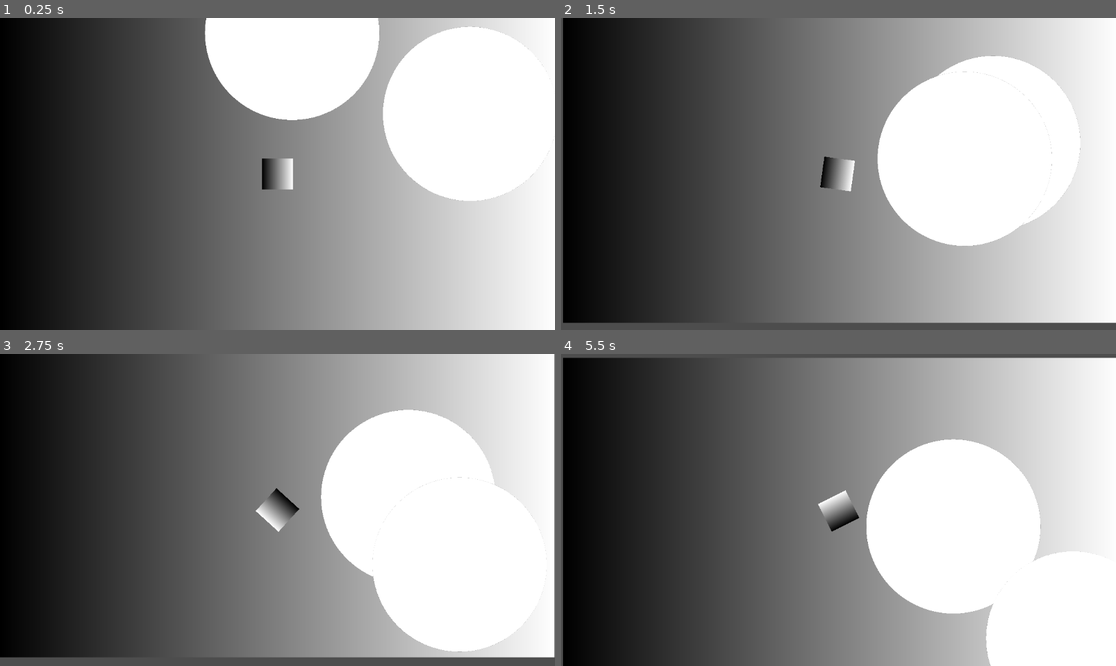
Above: before the commit, frames 1-4 (two rows, left to right).
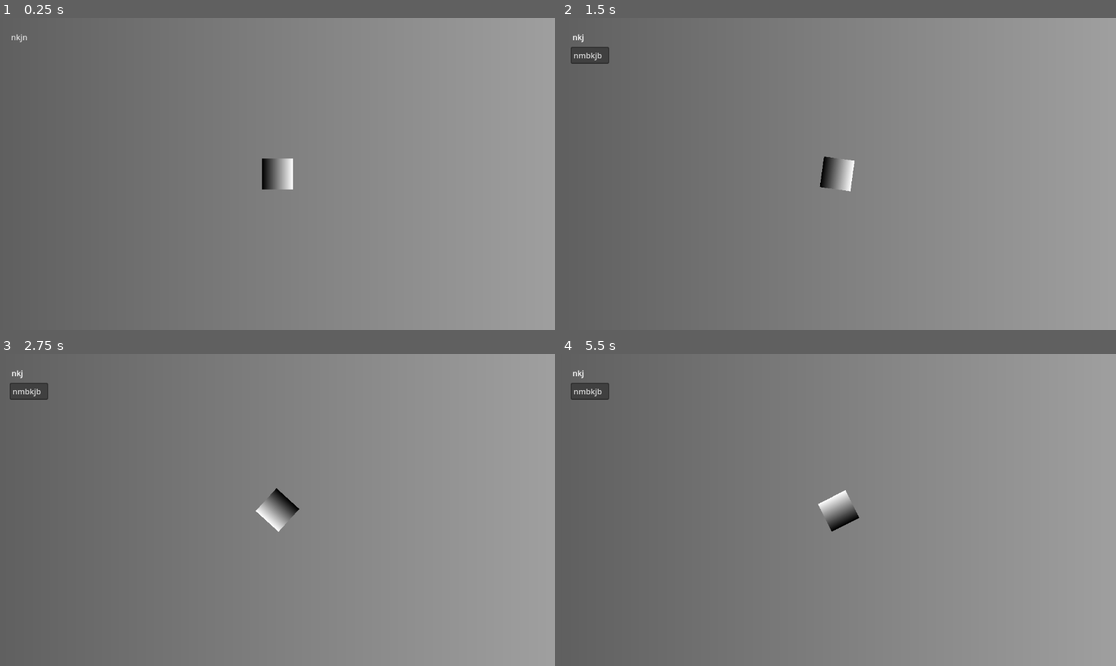
Above: after the commit, the same moments.

Repository: appellatebaton0/siege-7
Game: Godot game, scene res://scenes/main.tscn
Same seed, same stepped clock (60 frames per second), same inputs: the game is played once before the commit and once after it. Before the commit the project has no main scene; this scene is started directly in both runs.
Inputs (mouse positions are in pixels of both pictures, inside the frame that each line leads up to):
- Up to frame 1 (0.25 s): no input
- Up to frame 2 (1.5 s): click (577, 36) at 0.5 s, where only the run after the commit has a clickable "nkjn"; tap Enter at 1.25 s; hold Right (Right) from 1.28 s (still down); tap Space (Boost) at 1.35 s
- Up to frame 3 (2.75 s): release Right (Right) at 2.03 s; hold Shift (Brake) from 2.03 s (still down); tap Space (Boost) at 2.1 s
- Up to frame 4 (5.5 s): release Shift (Brake) at 2.78 s; hold Right (Right) 2.78-4.28 s; tap Space (Boost) every 0.75 s from 2.85 to 5.1 s; hold Left (Left) from 4.28 s (still down)

The runs differ from the first frame. In frame 1, 82% of the frame differs, in the area x 0-100%, y 0-100%; in frame 2, 77%; in frame 3, 76%; in frame 4, 77%.

Commit message:
v0.3 - Resolution Tweak
Made the game resolution 1/4th of what it was, to match the UI.

Diff:
--- a/project.godot
+++ b/project.godot
@@ -11,6 +11,7 @@
 [application]
 
 config/name="siege-7"
+run/main_scene="uid://cxeqhh6h3y3x4"
 config/features=PackedStringArray("4.5", "Forward Plus")
 config/icon="res://icon.svg"
 
--- a/scenes/main.tscn
+++ b/scenes/main.tscn
@@ -12,14 +12,12 @@
 height = 2592
 
 [sub_resource type="RectangleShape2D" id="RectangleShape2D_sugp2"]
-size = Vector2(256, 256)
+size = Vector2(64, 64)
 
 [sub_resource type="Gradient" id="Gradient_0wfyh"]
 
 [sub_resource type="GradientTexture2D" id="GradientTexture2D_sugp2"]
 gradient = SubResource("Gradient_0wfyh")
-width = 256
-height = 256
 
 [sub_resource type="Gradient" id="Gradient_jyhfs"]
 offsets = PackedFloat32Array(0.5, 0.5)
@@ -27,14 +25,16 @@
 
 [sub_resource type="GradientTexture2D" id="GradientTexture2D_tbgi4"]
 gradient = SubResource("Gradient_jyhfs")
-width = 2048
-height = 2048
+width = 512
+height = 512
 fill = 1
 fill_from = Vector2(0.5, 0.5)
 fill_to = Vector2(0, 1)
 
 [sub_resource type="CircleShape2D" id="CircleShape2D_jyhfs"]
-radius = 727.9
+radius = 181.98
+
+[sub_resource type="StyleBoxFlat" id="StyleBoxFlat_sugp2"]
 
 [node name="Main" type="Node"]
 
@@ -46,8 +46,9 @@
 collision_mask = 5
 motion_mode = 1
 script = ExtResource("1_o5qli")
-max_speed = 2000.0
-acceleration = 40.0
+max_speed = 500.0
+acceleration = 15.0
+friction = 3.0
 rotation_acceleration = 0.1
 
 [node name="CollisionShape2D" type="CollisionShape2D" parent="Player"]
@@ -55,6 +56,9 @@
 
 [node name="Sprite2D" type="Sprite2D" parent="Player"]
 texture = SubResource("GradientTexture2D_sugp2")
+
+[node name="RayCast2D" type="RayCast2D" parent="Player"]
+target_position = Vector2(1500, 0)
 
 [node name="Planet" type="CharacterBody2D" parent="."]
 position = Vector2(1695, -586)
@@ -85,7 +89,6 @@
 shape = SubResource("CircleShape2D_jyhfs")
 
 [node name="Camera2D" type="Camera2D" parent="." node_paths=PackedStringArray("player")]
-zoom = Vector2(0.25, 0.25)
 script = ExtResource("2_0wfyh")
 player = NodePath("../Player")
 
@@ -98,3 +101,37 @@
 anchor_bottom = 1.0
 grow_horizontal = 2
 grow_vertical = 2
+
+[node name="HUD" type="MarginContainer" parent="CanvasLayer/UI"]
+layout_mode = 1
+anchors_preset = 15
+anchor_right = 1.0
+anchor_bottom = 1.0
+grow_horizontal = 2
+grow_vertical = 2
+theme_override_constants/margin_left = 20
+theme_override_constants/margin_top = 20
+theme_override_constants/margin_right = 20
+theme_override_constants/margin_bottom = 20
+
+[node name="MenuButton" type="Button" parent="CanvasLayer/UI/HUD"]
+visible = false
+custom_minimum_size = Vector2(50, 50)
+layout_mode = 2
+size_flags_horizontal = 0
+size_flags_vertical = 0
+focus_mode = 0
+
+[node name="MenuButton2" type="MenuButton" parent="CanvasLayer/UI/HUD"]
+custom_minimum_size = Vector2(40, 40)
+layout_mode = 2
+size_flags_horizontal = 0
+size_flags_vertical = 0
+theme_override_styles/normal = SubResource("StyleBoxFlat_sugp2")
+text = "nkjn"
+item_count = 1
+popup/item_0/text = "nmbkjb"
+popup/item_0/id = 0
+
+[node name="PopupMenu" type="PopupMenu" parent="CanvasLayer/UI/HUD/MenuButton2"]
+oversampling_override = 1.0
--- a/scripts/planet.gd
+++ b/scripts/planet.gd
@@ -5,26 +5,14 @@
 
 var in_tractor_beam := false
 
-func dot_product(a:Vector2, b:Vector2) -> float:
-	return (a.x * b.x) + (a.y * b.y)
-
 @onready var lock_point:Vector2 = get_lock_point()
 func get_lock_point() -> Vector2:
 	return $LockPoint.global_position
 
 func move_to_lock_point(delta:float) -> void:
-	var direction = global_position.direction_to(lock_point)
-	var magnitude = global_position.distance_to(lock_point)
-
-	acceleration = abs(50 - global_position.distance_to(lock_point))
-
-	var scaler = 3.0 if dot_product(direction, velocity) < 0 else 1.0
-
-	velocity += direction * magnitude * (20 * delta) * scaler
-
 	velocity = (lock_point - global_position) * delta * 30
 
-func _process(delta: float) -> void:
+func _physics_process(delta: float) -> void:
 	if not in_tractor_beam:
 		move_to_lock_point(delta)
 
Not shown: 1 places in scenes/main.tscn that only renumber resources
